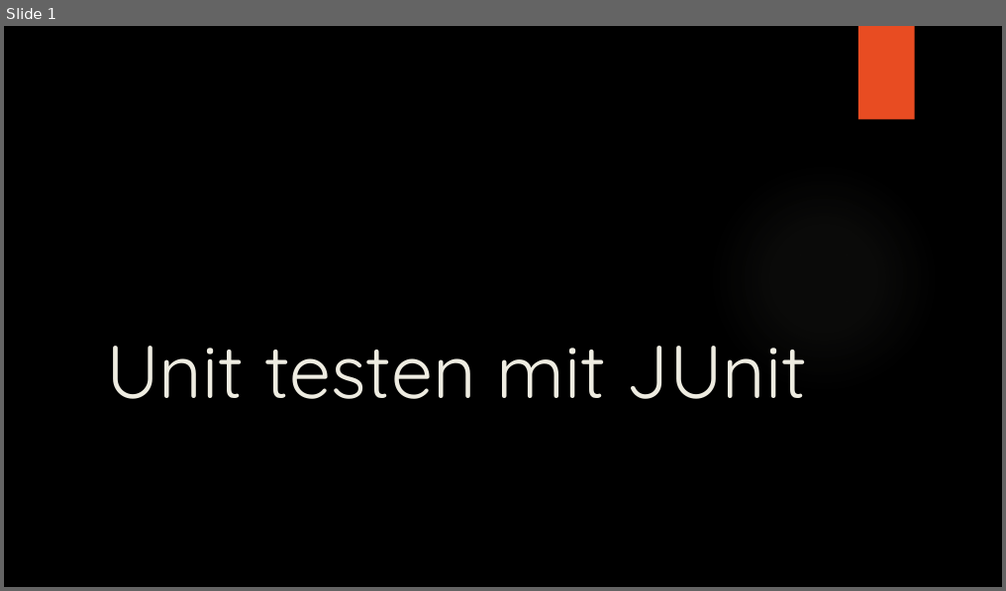
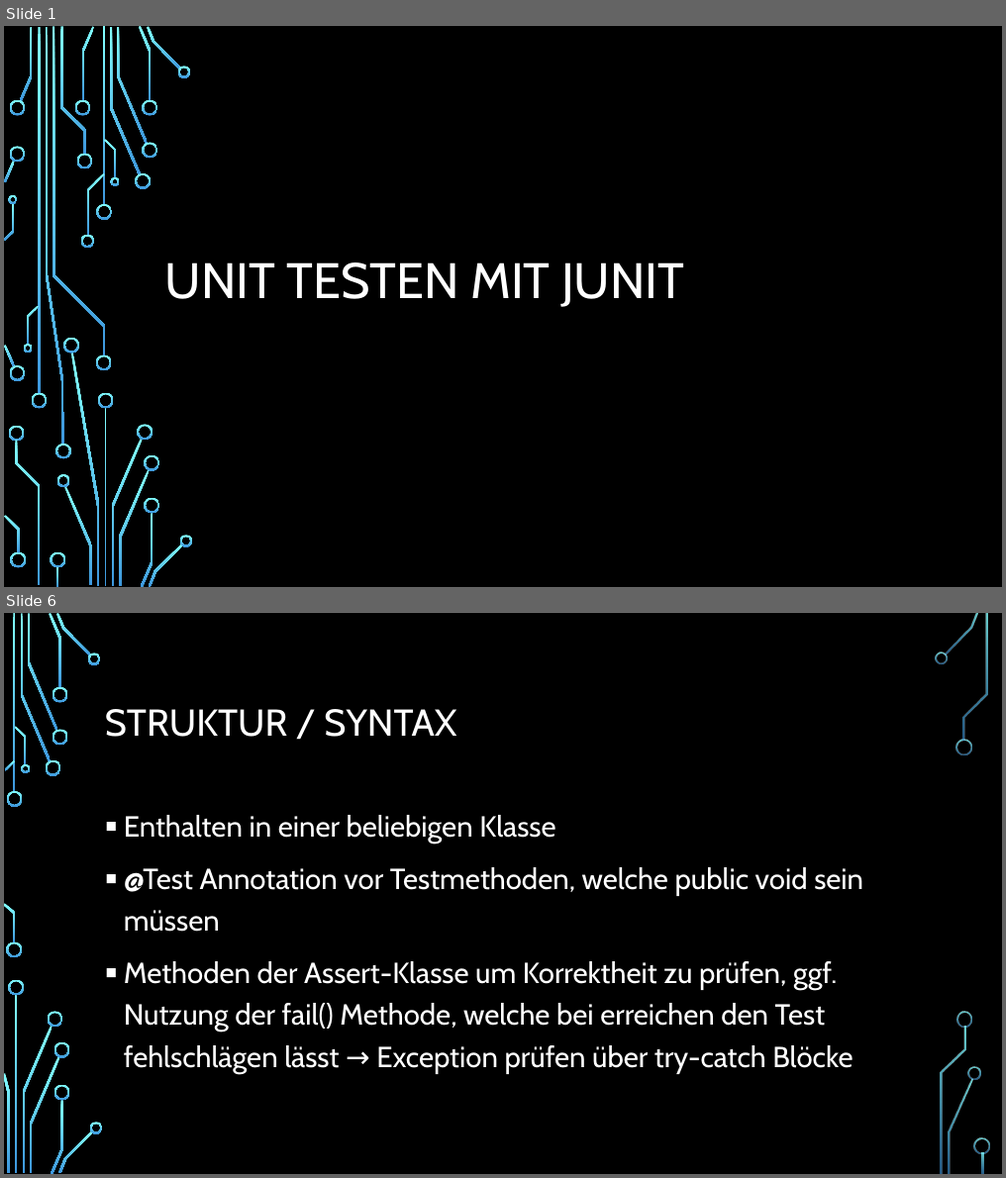
Before and after one commit to Ratnar/Tesint-with-JUnit, a slide deck: Präsentation/Unit testen mit JUnit.pptx. Shown one above the other, each under a label of ours: slide 1 before the commit, slides 1 and 6 after it; the slides between them are not shown. The pictures are 1006x591 and 1006x1178 pixels, drawn with LibreOffice and Linux fonts; fonts in the diff are those of the drawing; background and template pictures are left out. Boxes give left, top, right and bottom in pixels: in the first picture for what was removed or moved away, otherwise in the second. Text is boxed around its words. In the diff, an @@ line names an element or a change of style, - is before the commit and + after.

```diff
--- a/Präsentation/Unit testen mit JUnit.pptx
+++ b/Präsentation/Unit testen mit JUnit.pptx
@@ slide 6 added at (4,613,1002,1174), background picture (left out) @@
@@ title added at (105,709,456,737), 36 pt, text #FFFFFF @@
+STRUKTUR / SYNTAX
@@ text added at (124,815,863,1074), 28 pt, text #FFFFFF @@
+▪ Enthalten in einer beliebigen Klasse
+▪ @Test Annotation vor Testmethoden, welche public void sein müssen
+▪ Methoden der Assert-Klasse um Korrektheit zu prüfen, ggf. Nutzung der fail() Methode, welche bei erreichen den Test fehlschlägen lässt → Exception prüfen über try-catch Blöcke
@@ group added at (4,613,990,1174): 33 freeform shapes, 3 rectangles @@
@@ slide 1 changed as well @@
@@ rectangle removed at (858,26,915,120) @@
@@ ellipse removed at (709,163,939,393) @@
@@ title at (165,263,685,307): text changed; size 72 to 48 pt; font Quicksand to Cabin; text colour #EEECE1 to #FFFFFF @@
-Unit testen mit JUnit
+UNIT TESTEN MIT JUNIT
@@ group added at (4,26,193,587): 50 freeform shapes, 4 rectangles @@
```
Also in this commit, not shown: 9 other slides changed, 7 other slides added, 1 slide removed, 8 other files.
